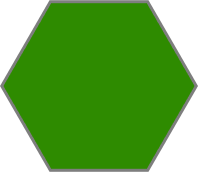
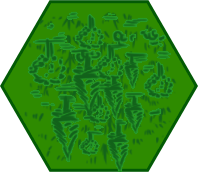
Comparing the layer stacks of the two 198px x 172px images. Changes:
added layer "Warstwa 2" above "Warstwa 3" over bbox(28, 12, 173, 172)
added layer "Warstwa 3" above "Kształt 1" over bbox(24, 12, 177, 166)
